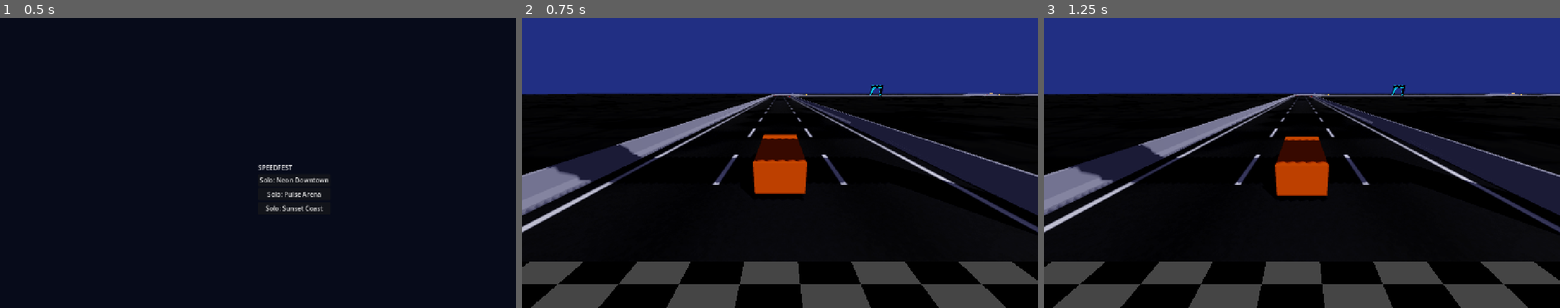
Above: before the commit, frames 1-3 (left to right).
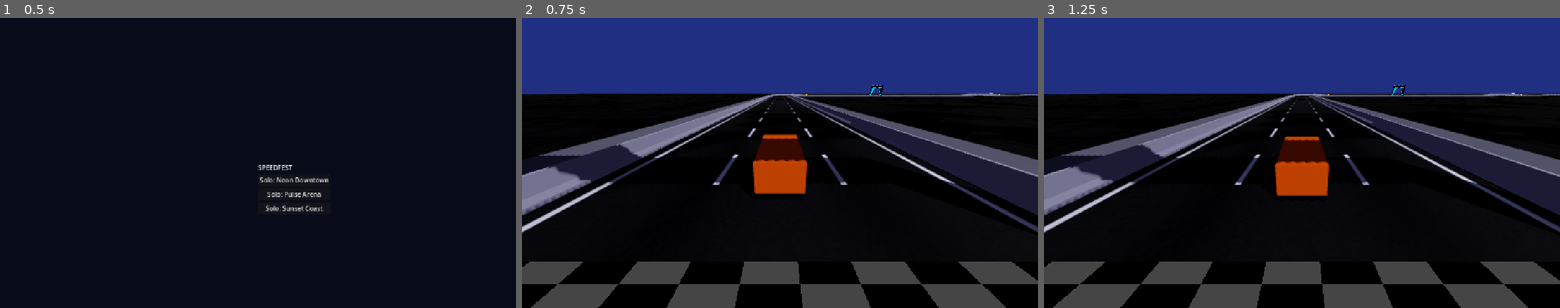
Above: after the commit, the same moments.

Repository: khanhonthetrack/speedfest
Game: Godot game, scene res://ui/main_menu.tscn
Two runs of this game, one before a commit and one after it. Both use one fixed random seed, a clock stepped at 60 frames per second and the inputs below.
Inputs:
- Up to frame 1 (0.5 s): no input
- Up to frame 2 (0.75 s): click "Solo: Neon Downtown" at 0.5 s
- Up to frame 3 (1.25 s): no input

Frame 1 is identical in both runs. In frame 2, 2.8% of the frame differs, in the area x 0-100%, y 26-55%; in frame 3, 2.8%.

Commit message:
tracks: raised sidewalks along city streets
Co-Authored-By: Claude Opus 5.5 <noreply@anthropic.com>
Claude-Session: https://claude.ai/code/session_01XWgKiHbRtgKdaQBXSuzZm7

Diff:
--- a/game/tracks/track_builder.gd
+++ b/game/tracks/track_builder.gd
@@ -505,6 +505,11 @@
 			s.albedo_color = Color(0.36, 0.34, 0.32)
 			s.roughness = 0.8
 			m = s
+		"sidewalk":
+			var s := StandardMaterial3D.new()
+			s.albedo_color = Color(0.3, 0.3, 0.31)
+			s.roughness = 0.35
+			m = s
 		"rock":
 			var s := StandardMaterial3D.new()
 			s.albedo_color = Color(0.35, 0.28, 0.24)
@@ -625,6 +630,7 @@
 		var col := Acc.new()
 		var posts: Array[Transform3D] = []
 		var loop_glow := Acc.new()
+		var walk := Acc.new()
 		for run in runs_excluding(c0, c1, gaps):
 			var step := RING
 			if in_ranges((run[0] + run[1]) * 0.5, loop_ranges, 5.0):
@@ -695,7 +701,7 @@
 				for sr: PackedFloat32Array in sub_runs:
 					if sr.size() < 2:
 						continue
-					_build_wall_run(path, sr, side, style, wall, neon, col, posts)
+					_build_wall_run(path, sr, side, style, wall, neon, col, posts, walk)
 		var mesh := ArrayMesh.new()
 		top.commit(mesh, road_mat)
 		sides.commit(mesh, side_mat)
@@ -709,6 +715,7 @@
 			_:
 				wall.commit(mesh, material("concrete"))
 				neon.commit(mesh, material("neon_amber"))
+				walk.commit(mesh, material("sidewalk"))
 		if mesh.get_surface_count() > 0:
 			var mi := MeshInstance3D.new()
 			mi.name = "Chunk%d" % c
@@ -732,7 +739,7 @@
 		_build_tunnel(root, path, t[0], t[1], style)
 
 
-static func _build_wall_run(path: TrackPath, ds: PackedFloat32Array, side: float, style: String, wall: Acc, neon: Acc, col: Acc, posts: Array[Transform3D]) -> void:
+static func _build_wall_run(path: TrackPath, ds: PackedFloat32Array, side: float, style: String, wall: Acc, neon: Acc, col: Acc, posts: Array[Transform3D], walk: Acc = null) -> void:
 	var frames: Array[Transform3D] = []
 	var vis: Array = []
 	var strip: Array = []
@@ -763,6 +770,29 @@
 		strip.append(s)
 	loft(wall, frames, ds, vis)
 	loft(col, frames, ds, cprof)
+	if style == "concrete" and walk != null:
+		# raised sidewalk behind the barrier, only where the road is at street level
+		var wf: Array[Transform3D] = []
+		var wds := PackedFloat32Array()
+		var wp: Array = []
+		for i in frames.size():
+			var f := frames[i]
+			if f.origin.y > 0.6 or f.basis.y.y < 0.97:
+				if wf.size() > 1:
+					loft(walk, wf, wds, wp)
+				wf = []
+				wds = PackedFloat32Array()
+				wp = []
+				continue
+			var o := path.width_at(ds[i]) * 0.5 + WALL_GAP + 0.7
+			var q := PackedVector2Array([Vector2(o, -0.2), Vector2(o, 0.18), Vector2(o + 5.0, 0.18), Vector2(o + 5.0, -0.2)])
+			if side < 0:
+				q = mirror_profile(q)
+			wf.append(f)
+			wds.append(ds[i])
+			wp.append(q)
+		if wf.size() > 1:
+			loft(walk, wf, wds, wp)
 	if style == "neon" or style == "concrete":
 		# reflector / neon strip: only every other piece for concrete (reflector dashes)
 		if style == "neon":
